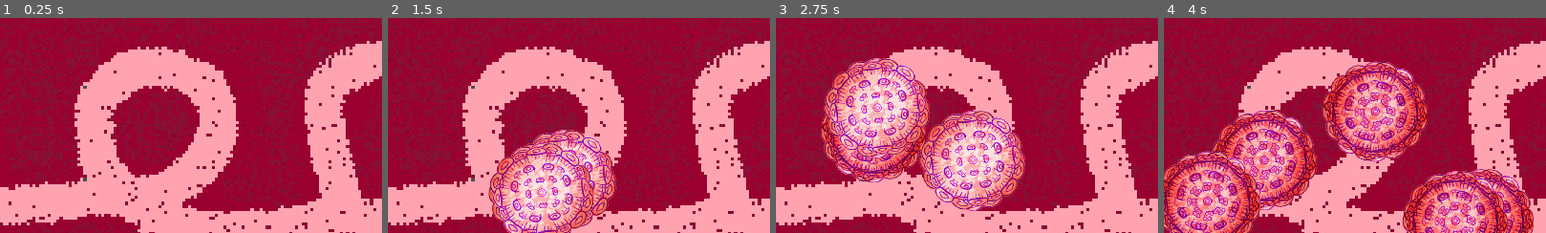
Above: before the commit, frames 1-4 (left to right).
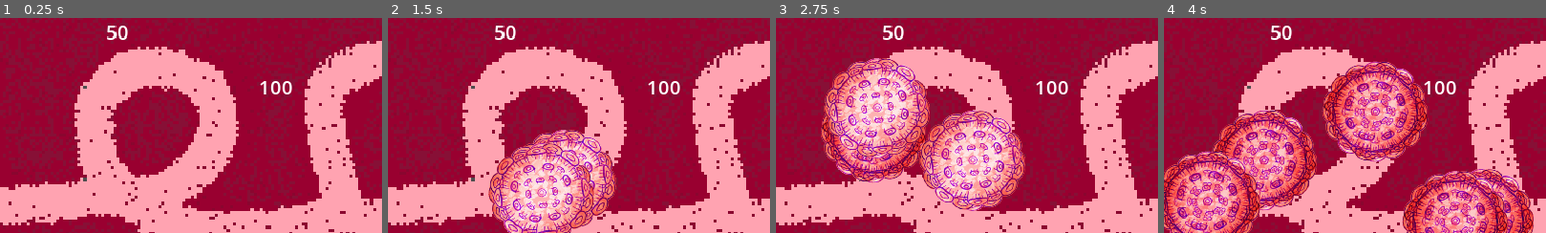
Above: after the commit, the same moments.

Repository: Kryzi/TowerDefense
Game: Godot game, scene res://Scenes/world.tscn
The game is run twice, just before and just after one commit, with the same random seed, the same clock (stepped at 60 frames per second) and the same inputs.
Inputs:
- Up to frame 1 (0.25 s): no input
- Up to frame 2 (1.5 s): click "Next Round" at 0.5 s; click "Next Round" at 1.25 s
- Up to frame 3 (2.75 s): tap Enter (ui_accept) at 2, 2.27 s; hold Right (ui_right) from 2.03 s (still down)
- Up to frame 4 (4 s): tap Enter (ui_accept) at 3.02 s; release Right (ui_right) at 3.53 s; hold Left (ui_left) from 3.53 s (still down)
The pictures show only the part of the screen within x 0-50%, y 4-54%; the shares and areas given below are measured in that part.

The runs differ from the first frame. In frame 1, 0.5% of the frame differs, in the area x 28-77%, y 3-36%; in frame 2, 0.5%; in frame 3, 0.5%; in frame 4, 0.5%.

Commit message:
Currency og Health kan nu ses

Diff:
--- a/Scenes/hud.tscn
+++ b/Scenes/hud.tscn
@@ -38,5 +38,21 @@
 text = "Basic Tower"
 metadata/_edit_use_anchors_ = true
 
+[node name="Money" type="RichTextLabel" parent="."]
+offset_left = 160.0
+offset_top = 24.0
+offset_right = 341.0
+offset_bottom = 173.0
+theme_override_font_sizes/normal_font_size = 30
+text = "RichText"
+
+[node name="Health" type="RichTextLabel" parent="."]
+offset_left = 390.0
+offset_top = 107.0
+offset_right = 636.0
+offset_bottom = 252.0
+theme_override_font_sizes/normal_font_size = 30
+text = "HealthyText"
+
 [connection signal="pressed" from="NæsteRundeKnap" to="." method="_on_næste_runde_knap_pressed"]
 [connection signal="pressed" from="BasicTowerBuyButton" to="." method="_on_basic_tower_buy_button_pressed"]
--- a/Scenes/world.tscn
+++ b/Scenes/world.tscn
@@ -44,5 +44,4 @@
 
 [node name="GameManager" parent="." instance=ExtResource("3_qrw8v")]
 
-[connection signal="buy_basic_tower" from="HUD" to="GameManager" method="_on_hud_buy_basic_tower"]
 [connection signal="next_round" from="HUD" to="Path2D" method="_on_hud_next_round"]
--- a/Scripts/GameManager.gd
+++ b/Scripts/GameManager.gd
@@ -10,6 +10,10 @@
 func _process(delta):
 	pass
 
+@onready var MoneyText = get_tree().get_root().get_node("World/HUD/Money")
+@onready var HealthText = get_tree().get_root().get_node("World/HUD/Health")
+
+
 func damage(amount):
 	Health -= amount
 	print(Health)
@@ -17,3 +21,11 @@
 func _on_hud_buy_basic_tower():
 	var basicTower = BASICTOWER.instantiate()
 	world.call_deferred("add_child", basicTower)
+
+
+
+
+func _physics_process(delta: float) -> void:
+
+	MoneyText.text = str(Currency)
+	HealthText.text = str(Health)
--- a/Scripts/attack.gd
+++ b/Scripts/attack.gd
@@ -6,10 +6,13 @@
 func _ready():
 	connect("body_entered", Callable(self, "_on_body_entered"))
 	connect("body_exited", Callable(self, "_on_body_exited"))
+	connect("area_entered", Callable(self, "_on_area_entered"))
+	connect("area_exited", Callable(self, "_on_area_exited"))
 
 @onready var bullet = $Bullet
 
 func _on_body_entered(body):
+	print("works")
 	if body.is_in_group("enemy"):
 		enemies_inside.append(body)
 		print("Enemy entered: ", body.name)
Not shown: 1 places in Scenes/game_manager.tscn that only renumber resources
Not shown: 1 places in Scenes/world.tscn that only renumber resources
